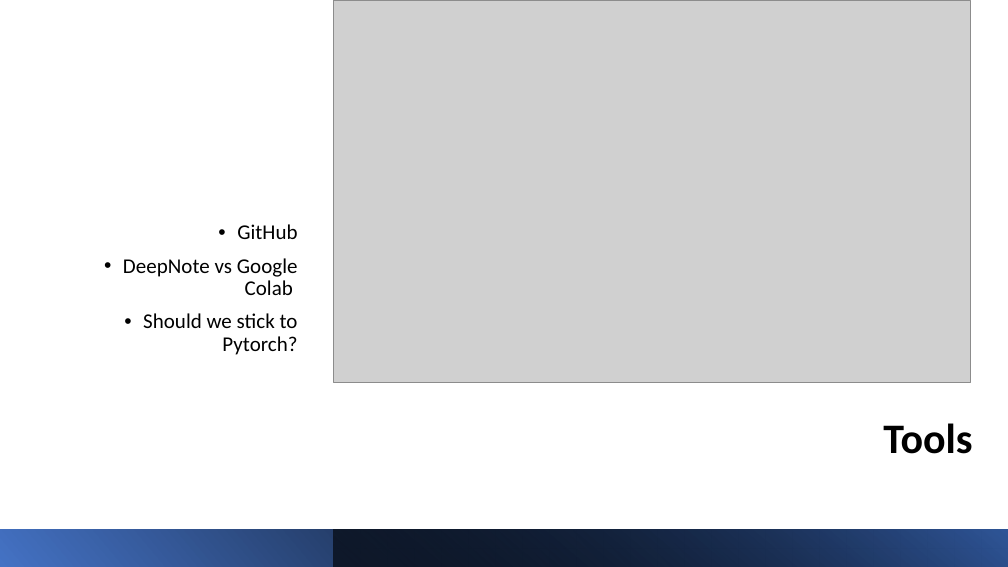
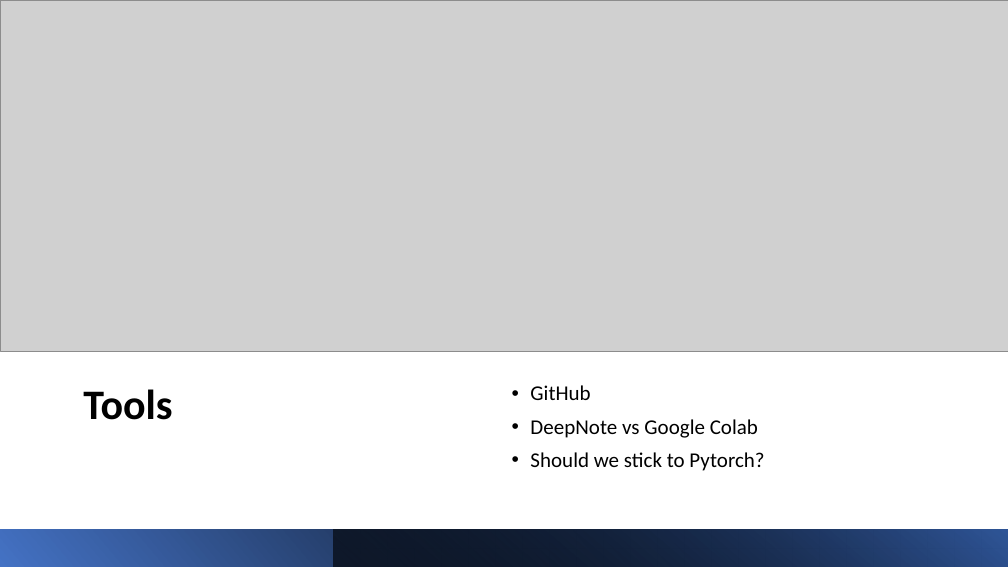
Before and after one commit to Entspannter/CrispCerebella, a slide deck: slide 6 of Presentations/Meeting 24_07_2021 Presentation.pptx (slide 5 before the commit). Drawn at 1008x567 pixels with LibreOffice and Linux fonts; fonts in the diff are those of the drawing; grey boxes stand for pictures. Boxes give left, top, right and bottom in pixels: in the first picture for what was removed or moved away, otherwise in the second. Text is boxed around its words. In the diff, an @@ line names an element or a change of style, - is before the commit and + after.

```diff
--- a/Presentations/Meeting 24_07_2021 Presentation.pptx
+++ b/Presentations/Meeting 24_07_2021 Presentation.pptx
@@ picture resized from (x1=334, y1=0, x2=971, y2=383) to (x1=0, y1=0, x2=1008, y2=351) @@
@@ title "Tools" moved from (x1=883, y1=423, x2=972, y2=454) to (x1=83, y1=389, x2=172, y2=420) @@
@@ title "Tools" at (x1=83, y1=389, x2=172, y2=420): alignment right to left @@
@@ text "GitHub" moved from (x1=123, y1=224, x2=298, y2=355) to (x1=530, y1=385, x2=764, y2=471) @@
@@ text "GitHub" at (x1=530, y1=385, x2=764, y2=471): alignment right to left; vertical alignment bottom to top @@
```
Also in this commit, not shown: 3 other slides changed, 1 slide added.
